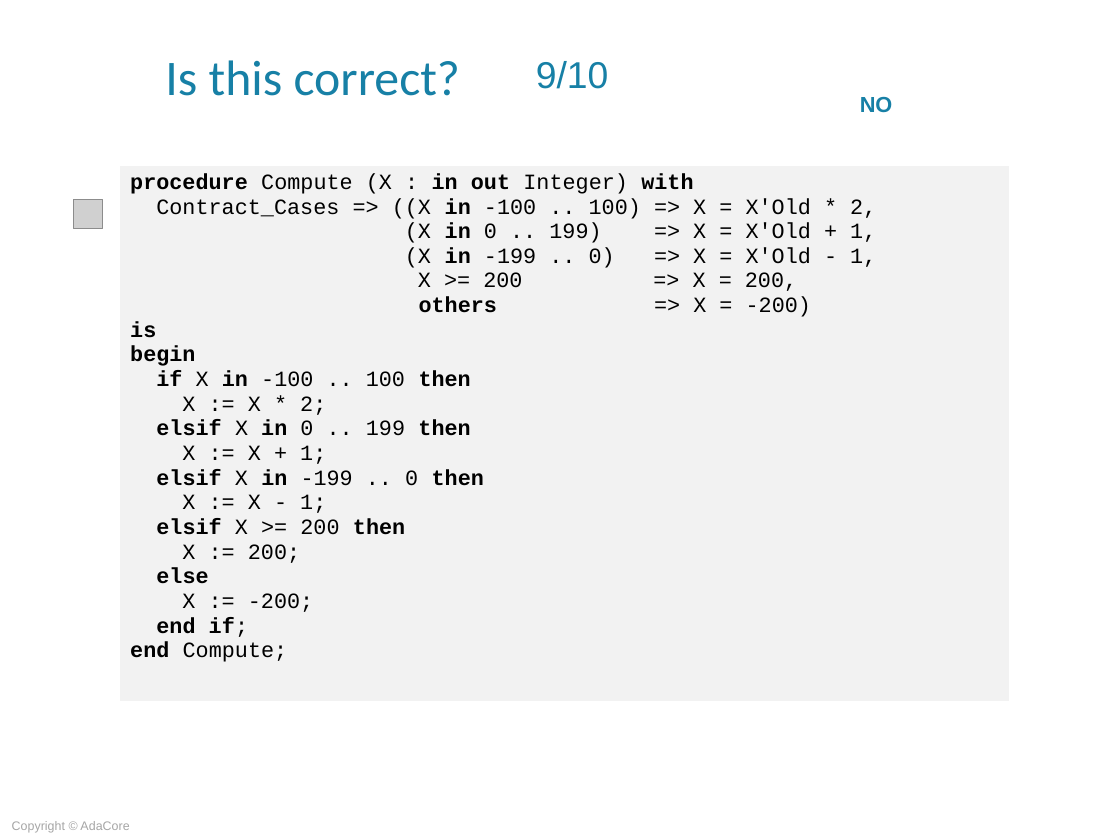
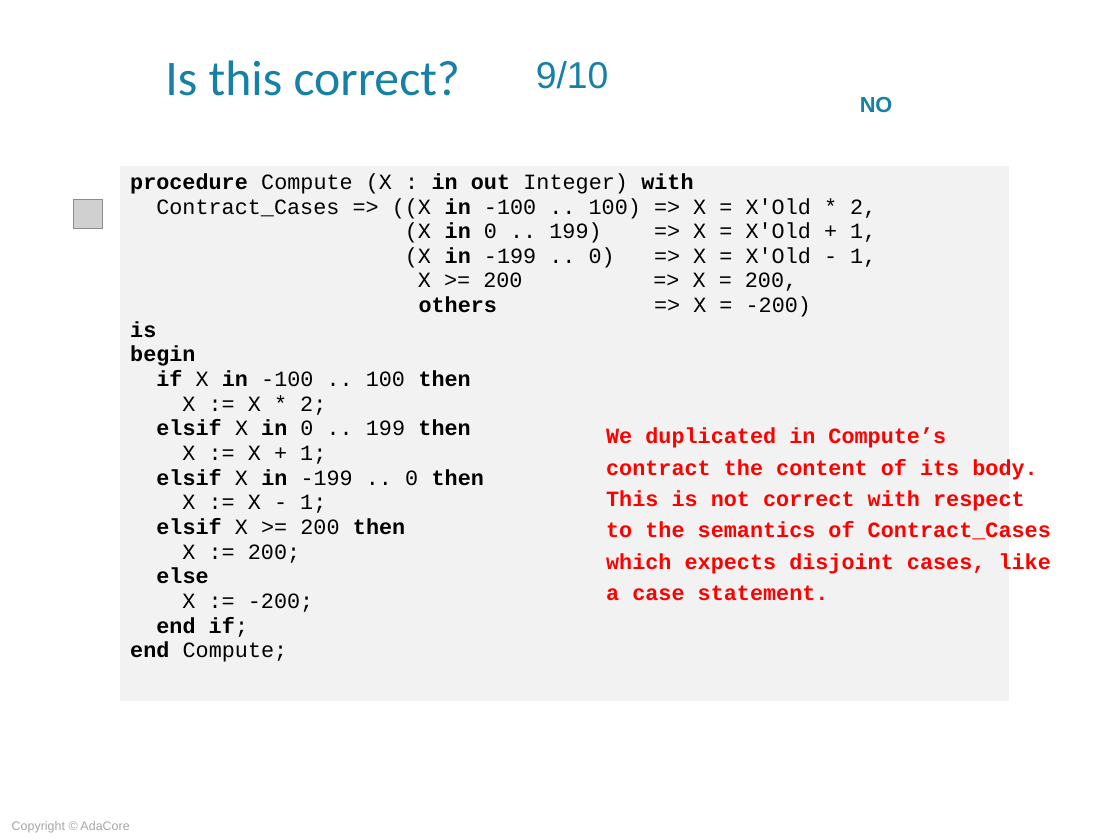
Before and after one commit to AdaCoreU/Courses, a slide deck: slide 36 of lectures/06_SPARK_2014/03_Proof_Of_Program_Integrity/Slides/03_Proof_Of_Program_Integrity.ppt. Drawn at 1120x840 pixels with LibreOffice and Linux fonts; fonts in the diff are those of the drawing; grey boxes stand for pictures; background and template pictures are left out. Boxes give left, top, right and bottom in pixels: in the first picture for what was removed or moved away, otherwise in the second. Text is boxed around its words. In the diff, an @@ line names an element or a change of style, - is before the commit and + after.

```diff
--- a/lectures/06_SPARK_2014/03_Proof_Of_Program_Integrity/Slides/03_Proof_Of_Program_Integrity.ppt
+++ b/lectures/06_SPARK_2014/03_Proof_Of_Program_Integrity/Slides/03_Proof_Of_Program_Integrity.ppt
@@ text added at (606,428,1051,601), 14 pt, text #FF0000, bold @@
+We duplicated in Compute’s contract the content of its body. This is not correct with respect to the semantics of Contract_Cases which expects disjoint cases, like a case statement.
```
Also in this commit, not shown: 4 other slides changed, 1 other file.
